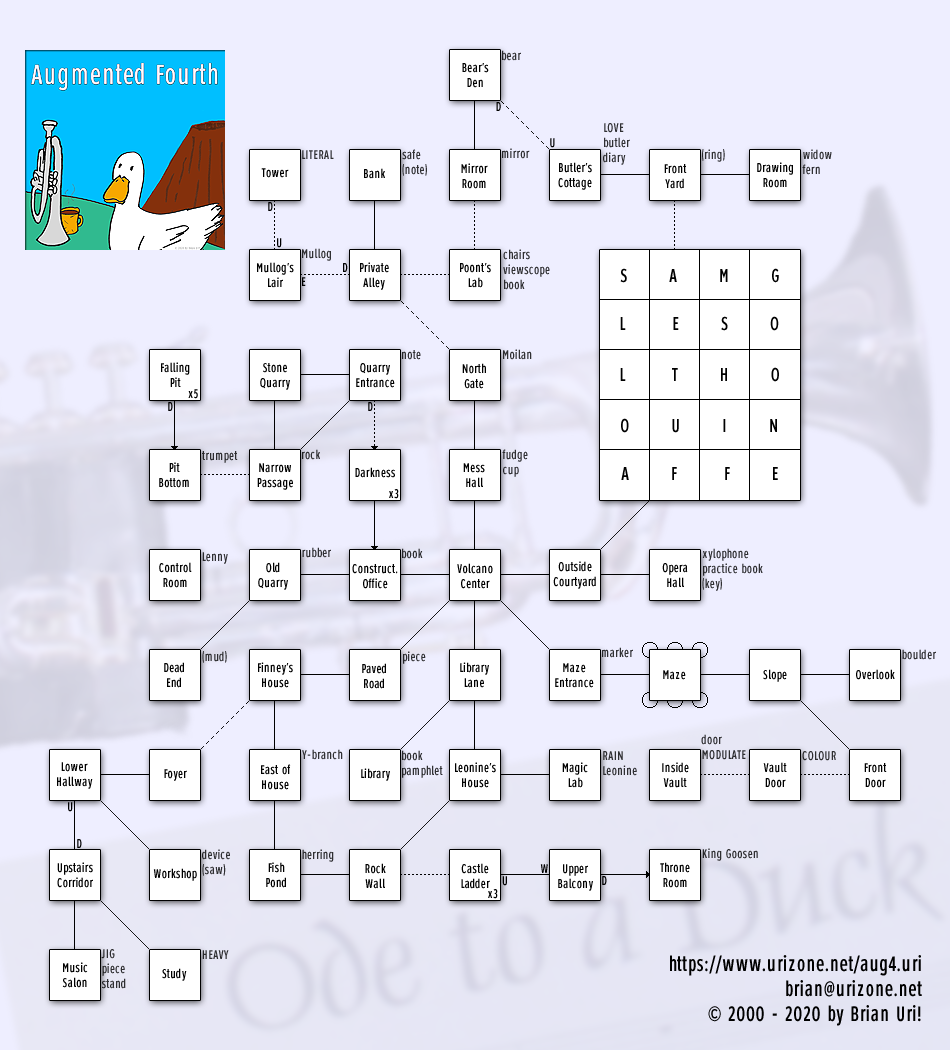
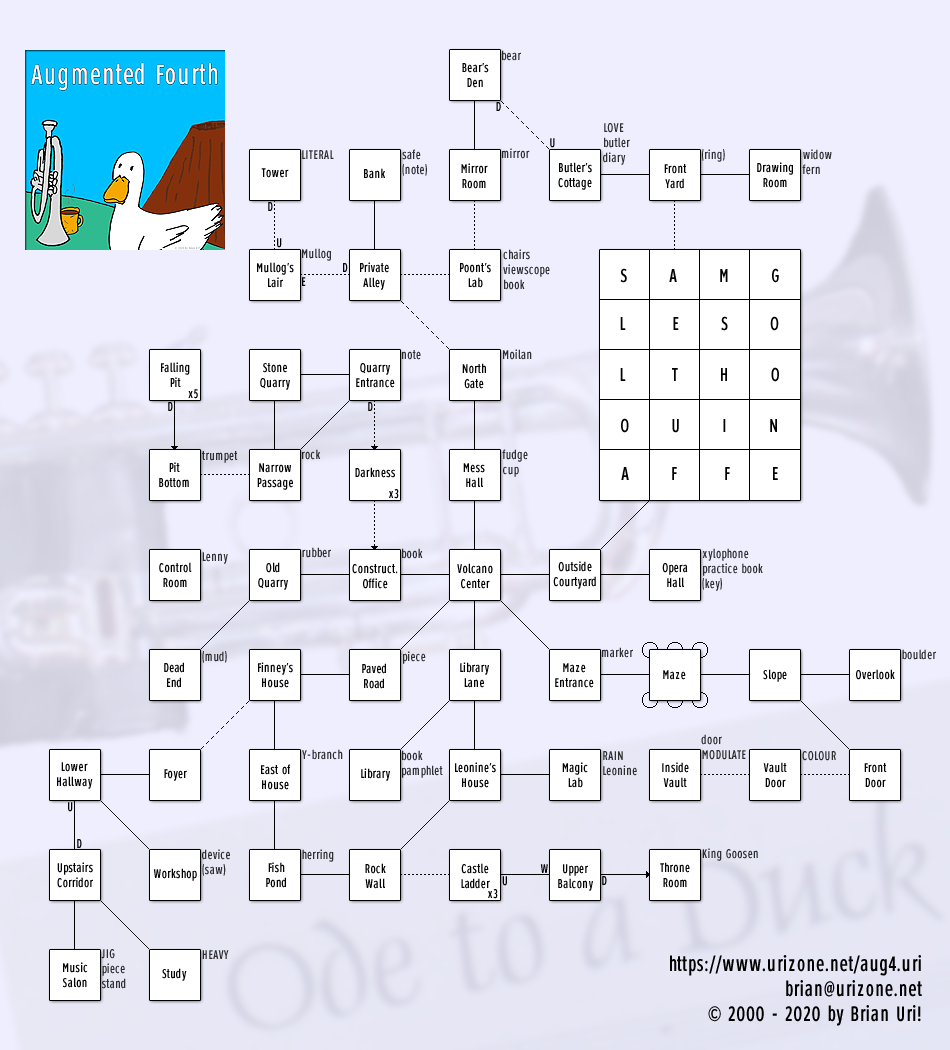
Two versions of the same layered image (w=950, h=1050). Layer-by-layer changes:
painted on "Lines" over <box>374,502,375,544</box>
